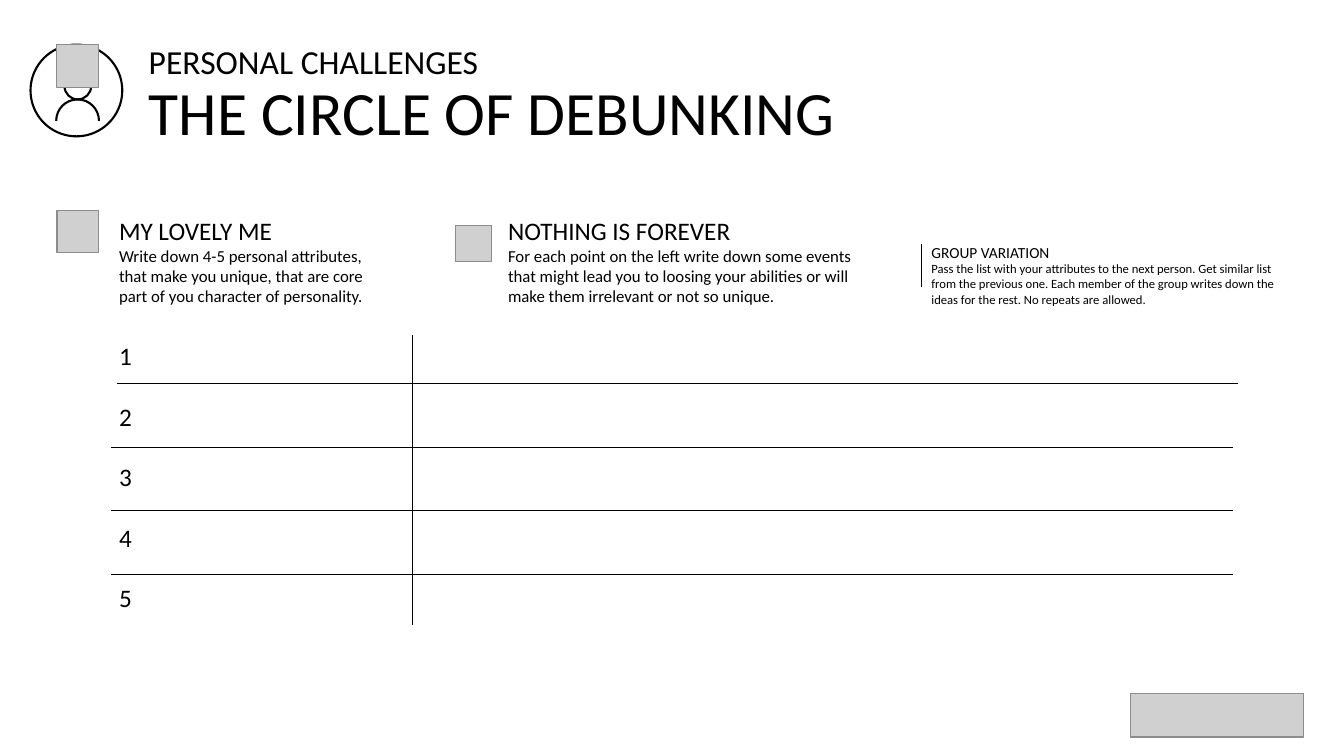
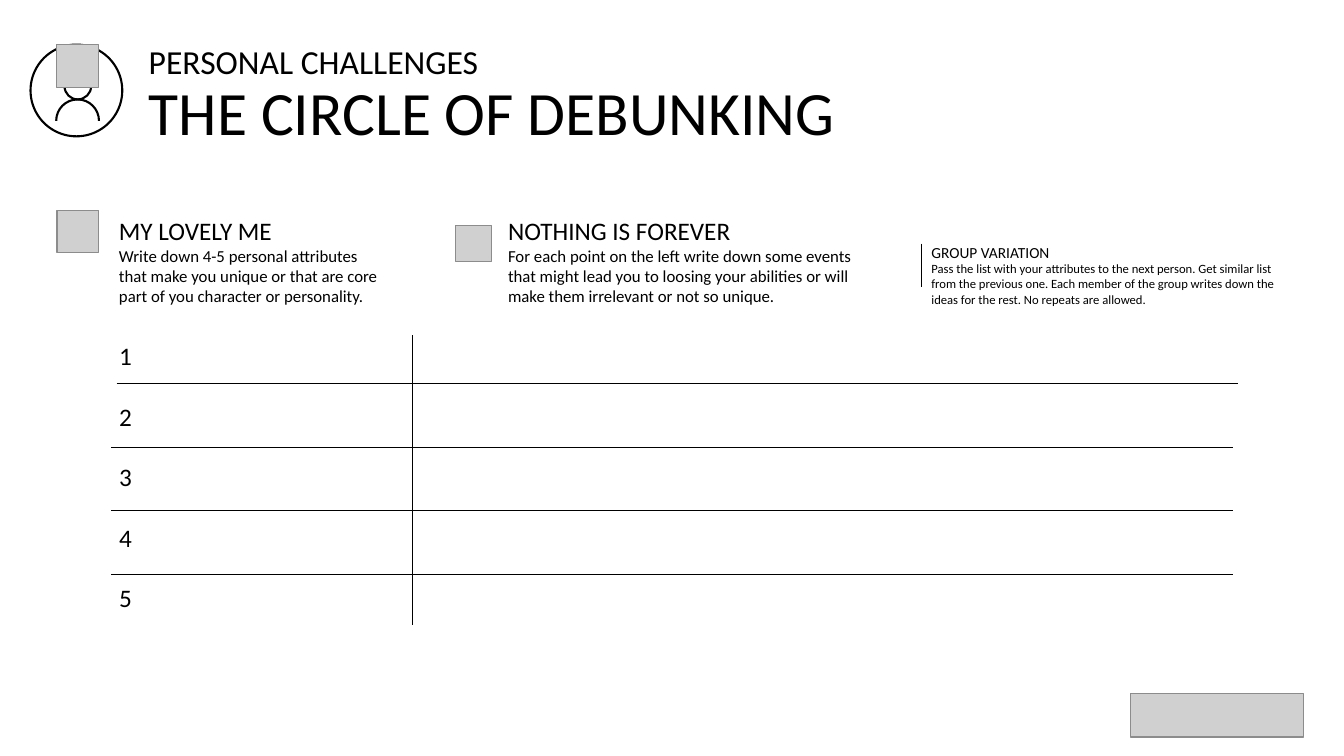
Before and after one commit to humanspectrum/spectralthinking, a slide deck: slide 1 of module h/en-us/Spectral Thinking - Module H. The Circle of Debunking.en-us.pptx. Drawn at 1344x756 pixels with LibreOffice and Linux fonts; fonts in the diff are those of the drawing; grey boxes stand for pictures. Boxes give left, top, right and bottom in pixels: in the first picture for what was removed or moved away, otherwise in the second. Text is boxed around its words. In the diff, an @@ line names an element or a change of style, - is before the commit and + after.

```diff
--- a/module h/en-us/Spectral Thinking - Module H. The Circle of Debunking.en-us.pptx
+++ b/module h/en-us/Spectral Thinking - Module H. The Circle of Debunking.en-us.pptx
@@ text at (119, 223, 377, 305): text changed @@
-MY LOVELY ME
-Write down 4-5 personal attributes, that make you unique, that are core part of you character of personality.
+MY LOVELY ME
+Write down 4-5 personal attributes that make you unique or that are core part of you character or personality.
```
Also in this commit, not shown: 1 other file.
